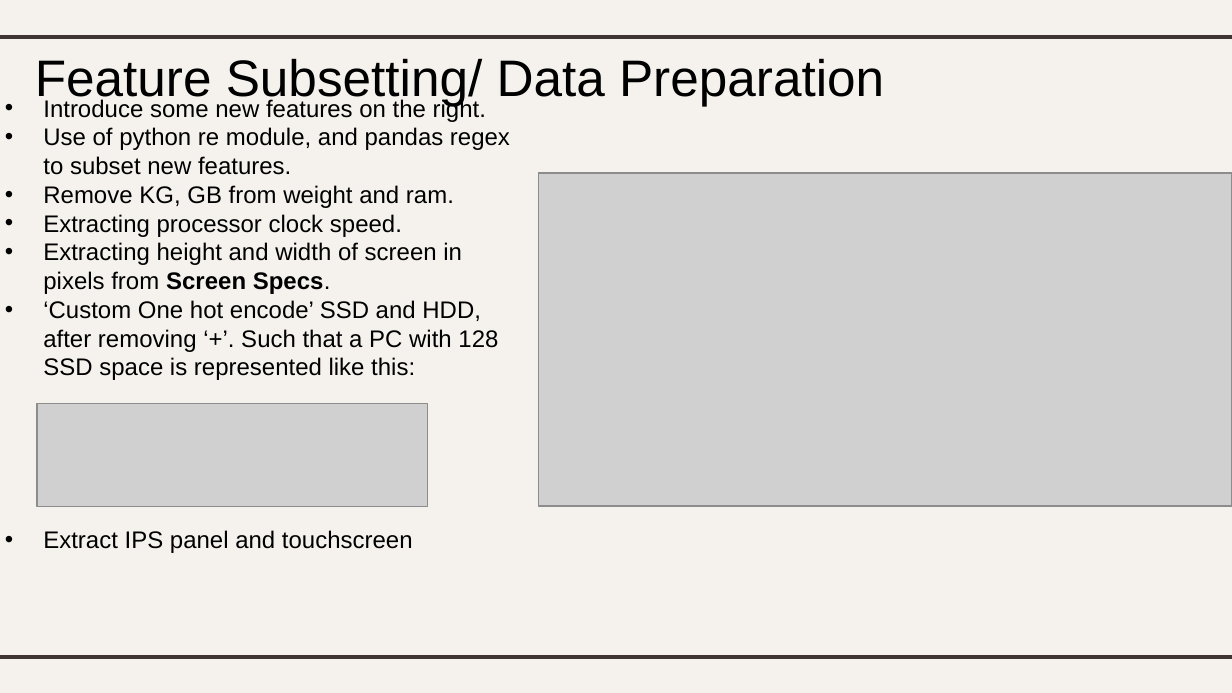
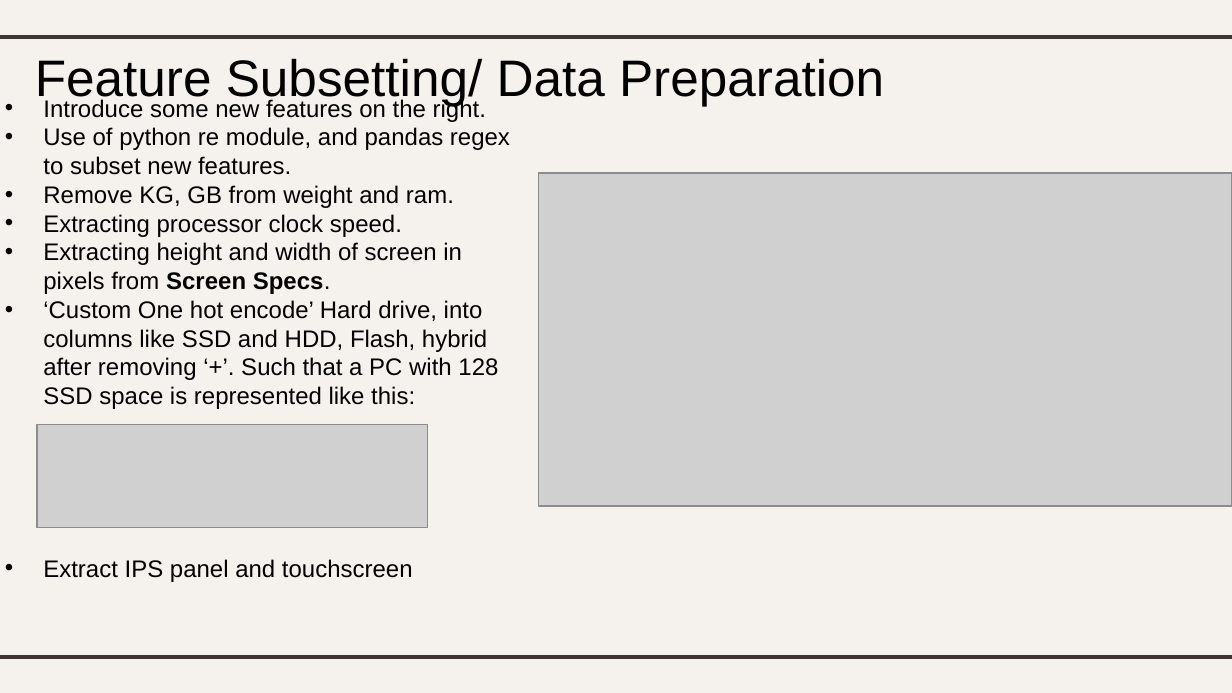
Before and after one commit to lhurr/Machine-Learning, a slide deck: slide 8 of DAAA2A02-2112589-LimHur-Regression.pptx. Drawn at 1232x693 pixels with LibreOffice and Linux fonts; fonts in the diff are those of the drawing; grey boxes stand for pictures. Boxes give left, top, right and bottom in pixels: in the first picture for what was removed or moved away, otherwise in the second. Text is boxed around its words. In the diff, an @@ line names an element or a change of style, - is before the commit and + after.

```diff
--- a/DAAA2A02-2112589-LimHur-Regression.pptx
+++ b/DAAA2A02-2112589-LimHur-Regression.pptx
@@ text at <box>43,300,498,409</box>: text changed @@
-• ‘Custom One hot encode’ SSD and HDD, after removing ‘+’. Such that a PC with 128 SSD space is represented like this:
+• ‘Custom One hot encode’ Hard drive, into columns like SSD and HDD, Flash, hybrid after removing ‘+’. Such that a PC with 128 SSD space is represented like this:
@@ picture: place and size @@
-picture at <box>37,404,428,506</box>
+picture at <box>37,425,428,527</box>
```
Also in this commit, not shown: 6 other slides changed, 1 other file.
